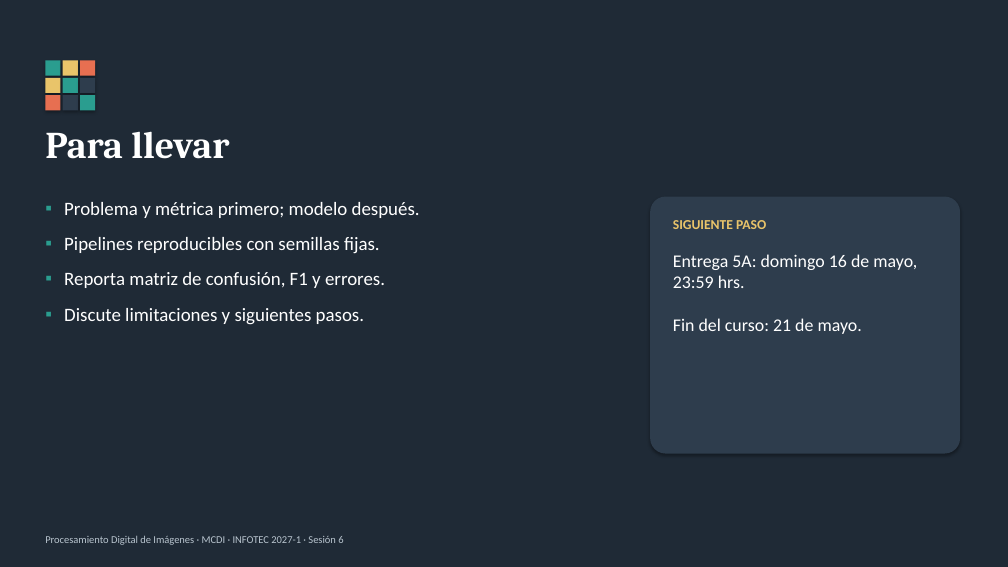
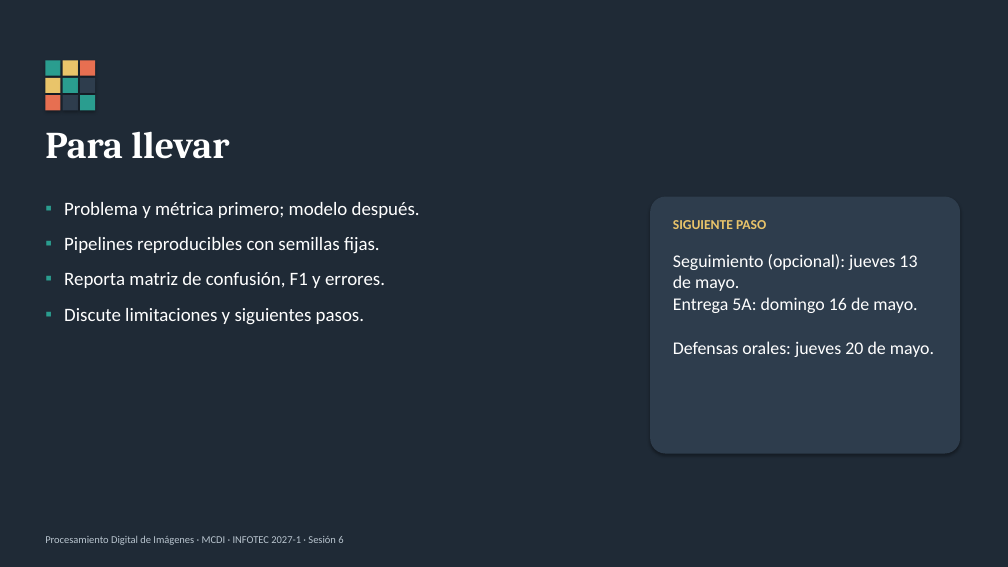
Before and after one commit to egonzalez1989/pdi-mcdi, a slide deck: slide 13 of presentaciones/S6_Flujo_completo_reconocimiento.pptx. Drawn at 1008x567 pixels with LibreOffice and Linux fonts; fonts in the diff are those of the drawing. Boxes give left, top, right and bottom in pixels: in the first picture for what was removed or moved away, otherwise in the second. Text is boxed around its words. In the diff, an @@ line names an element or a change of style, - is before the commit and + after.

```diff
--- a/presentaciones/S6_Flujo_completo_reconocimiento.pptx
+++ b/presentaciones/S6_Flujo_completo_reconocimiento.pptx
@@ text at bbox=[673, 254, 934, 357]: text changed @@
-Entrega 5A: domingo 16 de mayo, 23:59 hrs.
-Fin del curso: 21 de mayo.
+Seguimiento (opcional): jueves 13 de mayo.
+Entrega 5A: domingo 16 de mayo.
+Defensas orales: jueves 20 de mayo.
```
Also in this commit, not shown: 1 other slide changed, 33 other files.
